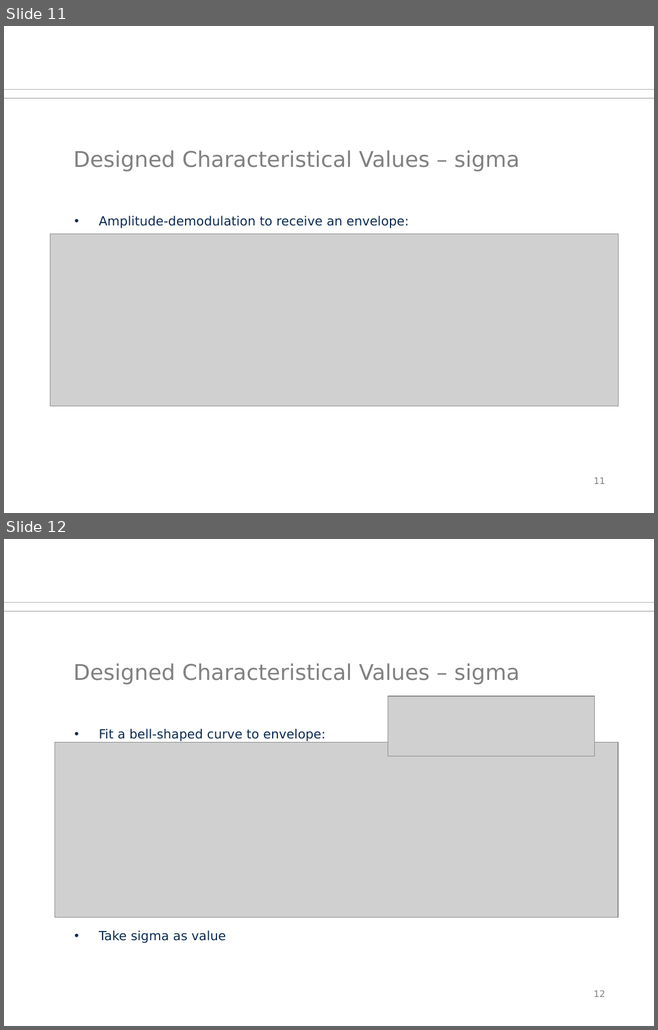
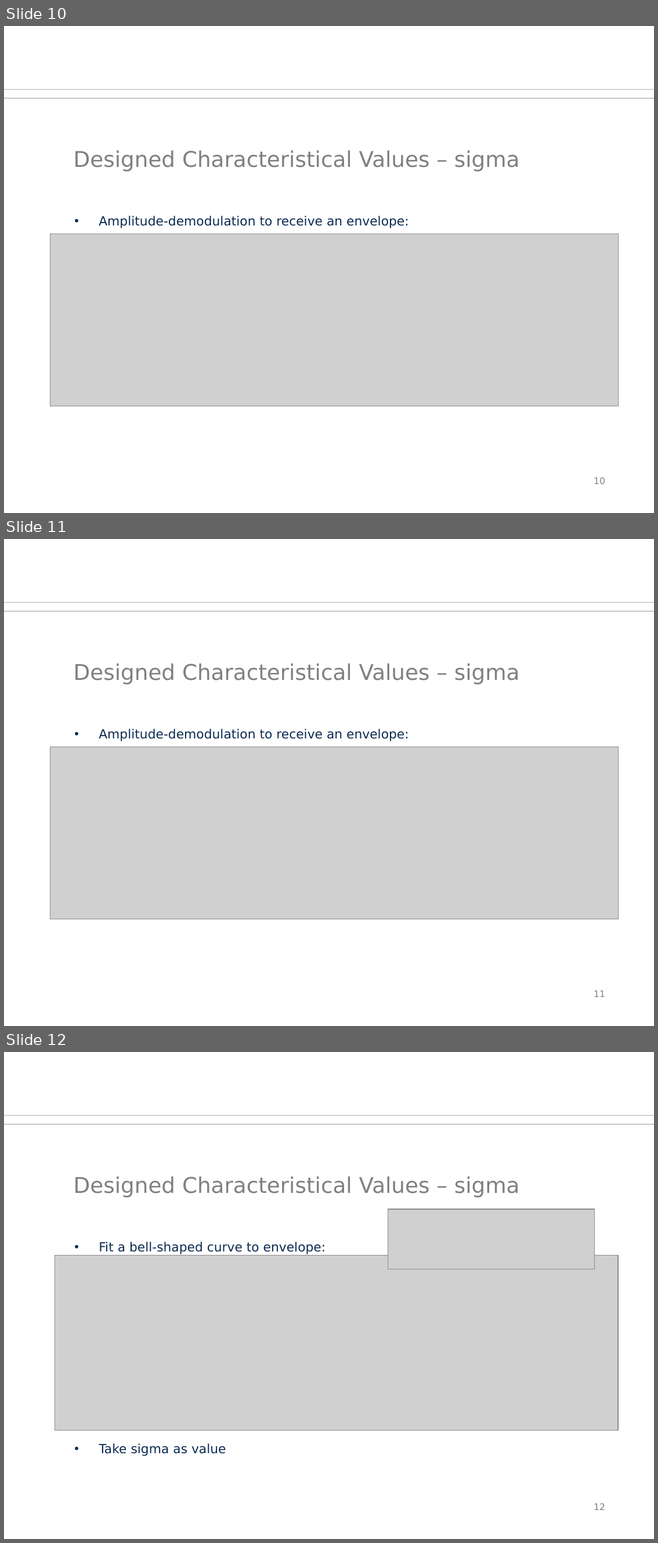
Before and after one commit to orgarten/Hauptseminar, a slide deck: Präsentation/btwf.odp. Shown one above the other, each under a label of ours: slides 11 and 12 before the commit, slides 10, 11 and 12 after it. The pictures are 658x1030 and 658x1543 pixels, drawn with LibreOffice and Linux fonts; fonts in the diff are those of the drawing; grey boxes stand for pictures; background and template pictures are left out. Boxes give left, top, right and bottom in pixels: in the first picture for what was removed or moved away, otherwise in the second. Text is boxed around its words. In the diff, an @@ line names an element or a change of style, - is before the commit and + after.

```diff
--- a/Präsentation/btwf.odp
+++ b/Präsentation/btwf.odp
@@ slide 11 added at bbox=[4, 539, 654, 1026], background #FFFFFF; not listed: 2 template elements that a slide beside it also shows @@
@@ title added at bbox=[74, 663, 520, 685], 24 pt, text #808080 @@
+Designed Characteristical Values – sigma
@@ text added at bbox=[99, 729, 409, 741], 14 pt, text #0B2A51 @@
+• Amplitude-demodulation to receive an envelope:
@@ picture added at bbox=[50, 747, 618, 919] @@
@@ page number added at bbox=[593, 990, 605, 997], 10 pt, text #808080 @@
+11
@@ what was slide 11 is now slide 10 @@
@@ page number at bbox=[593, 477, 605, 484]: text changed @@
-11
+10
```
Also in this commit, not shown: 1 slide removed.
